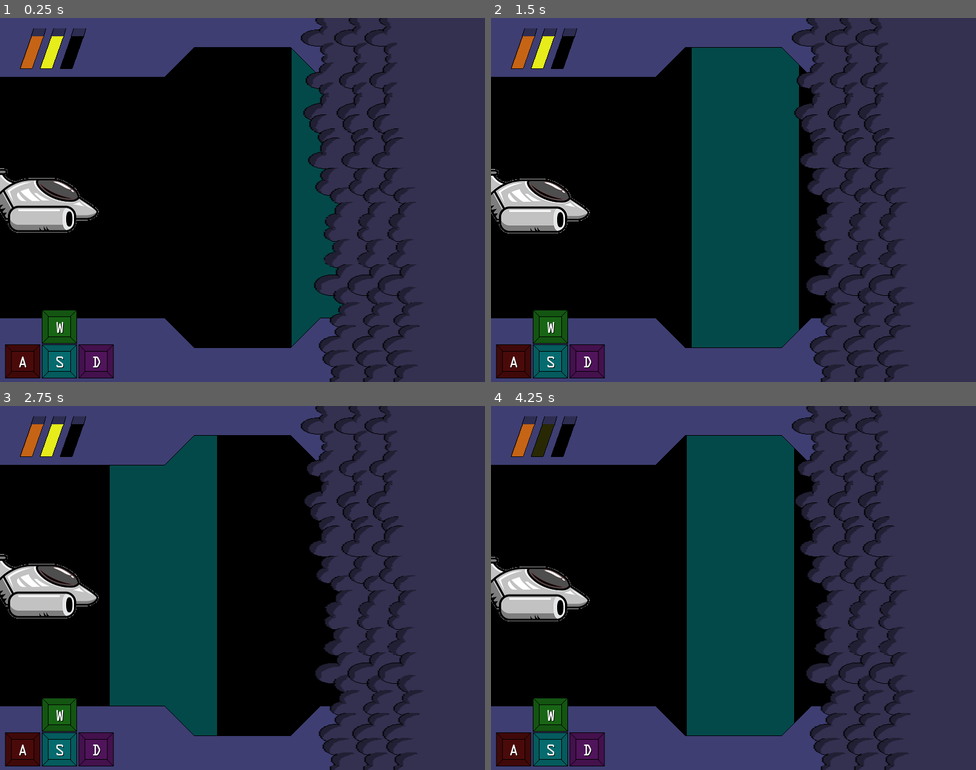
Above: before the commit, frames 1-4 (two rows, left to right).
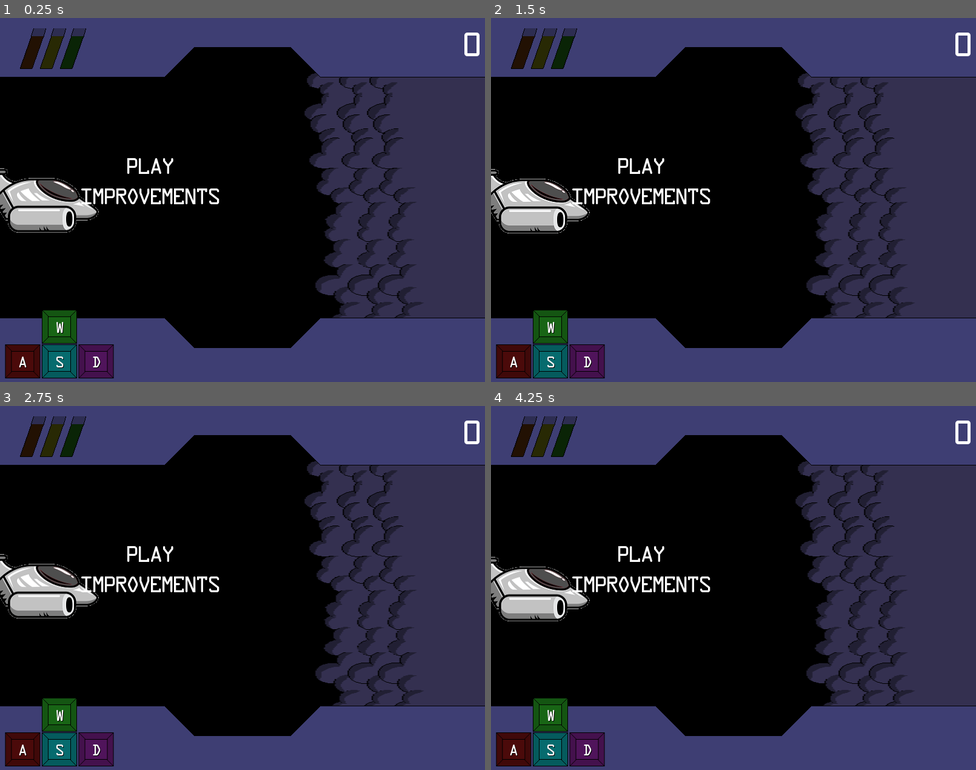
Above: after the commit, the same moments.

Repository: Sasurai/ColorShifter
Game: Godot game, scene res://scenes/MainScene.tscn
Same seed, same stepped clock (60 frames per second), same inputs: the game is played once before the commit and once after it.
Inputs (mouse positions are in pixels of both pictures, inside the frame that each line leads up to):
- Up to frame 1 (0.25 s): no input
- Up to frame 2 (1.5 s): move the mouse to (840, 181) at 0.52 s; click (840, 181) at 0.67 s; move the mouse to (636, 218) at 1.27 s; click (636, 218) at 1.42 s
- Up to frame 3 (2.75 s): move the mouse to (291, 507) at 2.02 s; click (291, 507) at 2.17 s
- Up to frame 4 (4.25 s): move the mouse to (709, 660) at 2.77 s; click (709, 660) at 2.92 s; move the mouse to (879, 642) at 3.52 s; click (879, 642) at 3.67 s

The runs differ from the first frame. In frame 1, 17% of the frame differs, in the area x 4-100%, y 0-100%; in frame 2, 31%; in frame 3, 28%; in frame 4, 31%.

Commit message:
Add main menu, basic play / stop after death flow, improvements menu placeholder

Diff:
--- /dev/null
+++ b/components/MainMenu.gd
@@ -0,0 +1,31 @@
+extends CenterContainer
+
+signal play_pressed
+
+var _improvementsLabel
+var _imprSeparator
+var _imprMenu
+
+func _ready():
+	_improvementsLabel = get_node("HBoxContainer/VBoxContainer/ImprovementsLabel")
+	_imprSeparator = get_node("HBoxContainer/VSeparator")
+	_imprMenu = get_node("HBoxContainer/Improvements")
+
+func improvementsMenuClicked():
+	if get_node("HBoxContainer/Improvements").visible == true:
+		_imprSeparator.visible = false
+		_imprMenu.visible = false
+		_improvementsLabel.add_color_override("font_color", Color(1, 1, 1))
+	else:
+		_imprSeparator.visible = true
+		_imprMenu.visible = true
+		_improvementsLabel.add_color_override("font_color", Color(1, 0.3, 0.3))
+
+func _on_ImprovementsLabel_gui_input(event):
+	if event is InputEventMouseButton and event.button_index == BUTTON_LEFT and event.pressed:
+		improvementsMenuClicked()
+
+
+func _on_PlayLabel_gui_input(event):
+	if event is InputEventMouseButton and event.button_index == BUTTON_LEFT and event.pressed:
+		emit_signal("play_pressed")
--- /dev/null
+++ b/components/MainMenu.tscn
@@ -0,0 +1,195 @@
+[gd_scene load_steps=4 format=2]
+
+[ext_resource path="res://components/MainMenu.gd" type="Script" id=1]
+[ext_resource path="res://fonts/data-latin.ttf" type="DynamicFontData" id=2]
+
+[sub_resource type="DynamicFont" id=1]
+
+size = 40
+use_mipmaps = true
+use_filter = false
+font_data = ExtResource( 2 )
+_sections_unfolded = [ "Extra Spacing", "Font", "Settings" ]
+
+[node name="MainMenu" type="CenterContainer" index="0"]
+
+anchor_left = 0.0
+anchor_top = 0.0
+anchor_right = 1.0
+anchor_bottom = 1.0
+rect_pivot_offset = Vector2( 0, 0 )
+rect_clip_content = false
+mouse_filter = 0
+mouse_default_cursor_shape = 0
+size_flags_horizontal = 1
+size_flags_vertical = 1
+use_top_left = false
+script = ExtResource( 1 )
+
+[node name="HBoxContainer" type="HBoxContainer" parent="." index="0"]
+
+anchor_left = 0.0
+anchor_top = 0.0
+anchor_right = 0.0
+anchor_bottom = 0.0
+margin_left = 285.0
+margin_top = 252.0
+margin_right = 515.0
+margin_bottom = 348.0
+rect_pivot_offset = Vector2( 0, 0 )
+rect_clip_content = false
+mouse_filter = 1
+mouse_default_cursor_shape = 0
+size_flags_horizontal = 1
+size_flags_vertical = 1
+alignment = 0
+
+[node name="VBoxContainer" type="VBoxContainer" parent="HBoxContainer" index="0"]
+
+anchor_left = 0.0
+anchor_top = 0.0
+anchor_right = 0.0
+anchor_bottom = 0.0
+margin_right = 230.0
+margin_bottom = 96.0
+rect_pivot_offset = Vector2( 0, 0 )
+rect_clip_content = false
+mouse_filter = 1
+mouse_default_cursor_shape = 0
+size_flags_horizontal = 1
+size_flags_vertical = 1
+alignment = 1
+_sections_unfolded = [ "Size Flags" ]
+
+[node name="PlayLabel" type="Label" parent="HBoxContainer/VBoxContainer" index="0"]
+
+anchor_left = 0.0
+anchor_top = 0.0
+anchor_right = 0.0
+anchor_bottom = 0.0
+margin_right = 230.0
+margin_bottom = 46.0
+rect_pivot_offset = Vector2( 0, 0 )
+rect_clip_content = false
+mouse_filter = 0
+mouse_default_cursor_shape = 0
+size_flags_horizontal = 1
+size_flags_vertical = 4
+custom_fonts/font = SubResource( 1 )
+text = "Play"
+align = 1
+percent_visible = 1.0
+lines_skipped = 0
+max_lines_visible = -1
+_sections_unfolded = [ "Mouse", "custom_fonts" ]
+
+[node name="ImprovementsLabel" type="Label" parent="HBoxContainer/VBoxContainer" index="1"]
+
+anchor_left = 0.0
+anchor_top = 0.0
+anchor_right = 0.0
+anchor_bottom = 0.0
+margin_top = 50.0
+margin_right = 230.0
+margin_bottom = 96.0
+rect_pivot_offset = Vector2( 0, 0 )
+rect_clip_content = false
+mouse_filter = 0
+mouse_default_cursor_shape = 0
+size_flags_horizontal = 1
+size_flags_vertical = 4
+custom_fonts/font = SubResource( 1 )
+text = "Improvements"
+align = 1
+percent_visible = 1.0
+lines_skipped = 0
+max_lines_visible = -1
+_sections_unfolded = [ "custom_colors" ]
+
+[node name="VSeparator" type="VSeparator" parent="HBoxContainer" index="1"]
+
+visible = false
+anchor_left = 0.0
+anchor_top = 0.0
+anchor_right = 0.0
+anchor_bottom = 0.0
+margin_left = 234.0
+margin_right = 254.0
+margin_bottom = 400.0
+rect_min_size = Vector2( 20, 400 )
+rect_pivot_offset = Vector2( 0, 0 )
+rect_clip_content = false
+mouse_filter = 0
+mouse_default_cursor_shape = 0
+size_flags_horizontal = 1
+size_flags_vertical = 1
+_sections_unfolded = [ "Anchor", "Rect", "Visibility", "custom_constants" ]
+
+[node name="Improvements" type="VBoxContainer" parent="HBoxContainer" index="2"]
+
+visible = false
+anchor_left = 0.0
+anchor_top = 0.0
+anchor_right = 0.0
+anchor_bottom = 0.0
+margin_left = 258.0
+margin_right = 432.0
+margin_bottom = 400.0
+rect_pivot_offset = Vector2( 0, 0 )
+rect_clip_content = false
+mouse_filter = 1
+mouse_default_cursor_shape = 0
+size_flags_horizontal = 1
+size_flags_vertical = 1
+alignment = 1
+_sections_unfolded = [ "Visibility" ]
+
+[node name="AddLifeLabel" type="Label" parent="HBoxContainer/Improvements" index="0"]
+
+anchor_left = 0.0
+anchor_top = 0.0
+anchor_right = 0.0
+anchor_bottom = 0.0
+margin_top = 152.0
+margin_right = 174.0
+margin_bottom = 198.0
+rect_pivot_offset = Vector2( 0, 0 )
+rect_clip_content = false
+mouse_filter = 0
+mouse_default_cursor_shape = 0
+size_flags_horizontal = 1
+size_flags_vertical = 4
+custom_fonts/font = SubResource( 1 )
+text = "Add Life"
+align = 1
+percent_visible = 1.0
+lines_skipped = 0
+max_lines_visible = -1
+_sections_unfolded = [ "Mouse", "custom_fonts" ]
+
+[node name="ClearFogLabel" type="Label" parent="HBoxContainer/Improvements" index="1"]
+
+anchor_left = 0.0
+anchor_top = 0.0
+anchor_right = 0.0
+anchor_bottom = 0.0
+margin_top = 202.0
+margin_right = 174.0
+margin_bottom = 248.0
+rect_pivot_offset = Vector2( 0, 0 )
+rect_clip_content = false
+mouse_filter = 0
+mouse_default_cursor_shape = 0
+size_flags_horizontal = 1
+size_flags_vertical = 4
+custom_fonts/font = SubResource( 1 )
+text = "Clear Fog"
+align = 1
+percent_visible = 1.0
+lines_skipped = 0
+max_lines_visible = -1
+_sections_unfolded = [ "custom_fonts" ]
+
+[connection signal="gui_input" from="HBoxContainer/VBoxContainer/PlayLabel" to="." method="_on_PlayLabel_gui_input"]
+
+[connection signal="gui_input" from="HBoxContainer/VBoxContainer/ImprovementsLabel" to="." method="_on_ImprovementsLabel_gui_input"]
--- a/scenes/MainScene.gd
+++ b/scenes/MainScene.gd
@@ -45,9 +45,10 @@
 	_colorAreaScn = load("res://components/ColorArea.tscn")
 	for i in range(kNumAreas):
 		var colorArea = _colorAreaScn.instance()
+		colorArea.position = Vector2(-1000, 500)
+		colorArea.speed = 0
 		add_child(colorArea)
 		_colorAreas.push_back(colorArea)
-	resetGame()
 
 func colorScored():
 	_score += kBaseScore + kScoreIncrease * _multiplier
@@ -66,7 +67,10 @@
 	_scoreCount = 0
 	if _lives == 0:
 		print("Dead with score: " + String(_score))
-		resetGame()
+		get_node("MainMenu").visible = true
+		for i in range(kNumAreas):
+			_colorAreas[i].position = Vector2(-1000, 500)
+			_colorAreas[i].speed = 0
 	else:
 		_backoffTime = kBackoffTime
 		_backingOff = true
@@ -103,9 +107,14 @@
 
 	_backoffTime -= delta
 	if _backoffTime < 0:
+		_backingOff = false
 		_backoffTime = 0
 		for i in range(kNumAreas):
 			_colorAreas[i].speed = kBaseSpeed + kSpeedIncrease * _multiplier
 
 func getColorAreaResetPosition():
 	return (kNumAreas * kBaseSeparation) - (kSeparationDecrease * _multiplier)
+
+func _on_MainMenu_play_pressed():
+	get_node("MainMenu").visible = false
+	resetGame()
--- a/scenes/MainScene.tscn
+++ b/scenes/MainScene.tscn
@@ -1,24 +1,26 @@
-[gd_scene load_steps=9 format=2]
+[gd_scene load_steps=10 format=2]
 
 [ext_resource path="res://scenes/MainScene.gd" type="Script" id=1]
 [ext_resource path="res://components/Player.tscn" type="PackedScene" id=2]
-[ext_resource path="res://assets/UI_Main.png" type="Texture" id=3]
-[ext_resource path="res://components/LifeBarLight.tscn" type="PackedScene" id=4]
-[ext_resource path="res://fonts/data-latin.ttf" type="DynamicFontData" id=5]
-[ext_resource path="res://components/ColorButton.tscn" type="PackedScene" id=6]
-[ext_resource path="res://assets/Fog.png" type="Texture" id=7]
+[ext_resource path="res://assets/Fog.png" type="Texture" id=3]
+[ext_resource path="res://assets/UI_Main.png" type="Texture" id=4]
+[ext_resource path="res://components/LifeBarLight.tscn" type="PackedScene" id=5]
+[ext_resource path="res://fonts/data-latin.ttf" type="DynamicFontData" id=6]
+[ext_resource path="res://components/ColorButton.tscn" type="PackedScene" id=7]
+[ext_resource path="res://components/MainMenu.tscn" type="PackedScene" id=8]
 
 [sub_resource type="DynamicFont" id=1]
 
 size = 60
 use_mipmaps = false
 use_filter = false
-font_data = ExtResource( 5 )
+font_data = ExtResource( 6 )
 _sections_unfolded = [ "Font", "Settings" ]
 
 [node name="MainScene" type="Node2D" index="0"]
 
 script = ExtResource( 1 )
+_sections_unfolded = [ "Transform" ]
 __meta__ = {
 "_edit_horizontal_guides_": [  ]
 }
@@ -41,28 +43,53 @@
 position = Vector2( 67, 297 )
 _sections_unfolded = [ "Transform" ]
 
-[node name="Sprite" type="Sprite" parent="." index="1"]
+[node name="Fog1" type="Sprite" parent="." index="1"]
 
+position = Vector2( 570, 300 )
+scale = Vector2( 1.98831, 1 )
+z_index = 5
+texture = ExtResource( 3 )
+_sections_unfolded = [ "Transform", "Z Index" ]
+
+[node name="Fog2" type="Sprite" parent="." index="2"]
+
+position = Vector2( 625, 300 )
+scale = Vector2( 1.98831, 1 )
+z_index = 5
+texture = ExtResource( 3 )
+_sections_unfolded = [ "Transform", "Z Index" ]
+
+[node name="Fog3" type="Sprite" parent="." index="3"]
+
+position = Vector2( 675, 300 )
+scale = Vector2( 1.98831, 1 )
+z_index = 5
+texture = ExtResource( 3 )
+_sections_unfolded = [ "Transform", "Z Index" ]
+
+[node name="Sprite" type="Sprite" parent="." index="4"]
+
+editor/display_folded = true
 position = Vector2( 400, 300 )
 z_index = 20
-texture = ExtResource( 3 )
-_sections_unfolded = [ "Offset", "Transform", "Z Index" ]
+texture = ExtResource( 4 )
+_sections_unfolded = [ "Offset", "Transform", "Visibility", "Z Index" ]
 
-[node name="LifeBarLight1" parent="Sprite" index="0" instance=ExtResource( 4 )]
+[node name="LifeBarLight1" parent="Sprite" index="0" instance=ExtResource( 5 )]
 
 modulate = Color( 0.777344, 0.395006, 0.0880585, 1 )
 position = Vector2( -346.877, -248.907 )
 frame = 1
 _sections_unfolded = [ "Animation", "Visibility" ]
 
-[node name="LifeBarLight2" parent="Sprite" index="1" instance=ExtResource( 4 )]
+[node name="LifeBarLight2" parent="Sprite" index="1" instance=ExtResource( 5 )]
 
 modulate = Color( 0.903926, 0.929688, 0.105316, 1 )
 position = Vector2( -314.01, -248.907 )
 frame = 1
 _sections_unfolded = [ "Animation", "Visibility" ]
 
-[node name="LifeBarLight3" parent="Sprite" index="2" instance=ExtResource( 4 )]
+[node name="LifeBarLight3" parent="Sprite" index="2" instance=ExtResource( 5 )]
 
 modulate = Color( 0.232086, 0.8125, 0.14917, 1 )
 position = Vector2( -281.143, -248.907 )
@@ -93,57 +120,45 @@
 max_lines_visible = -1
 _sections_unfolded = [ "custom_fonts" ]
 
-[node name="Node2D" type="Node2D" parent="." index="2"]
+[node name="Node2D" type="Node2D" parent="." index="5"]
 
+editor/display_folded = true
 position = Vector2( 150, 560 )
 z_index = 50
-_sections_unfolded = [ "Transform", "Z Index" ]
+_sections_unfolded = [ "Transform", "Visibility", "Z Index" ]
 
-[node name="ColorButton0" parent="Node2D" index="0" instance=ExtResource( 6 )]
+[node name="ColorButton0" parent="Node2D" index="0" instance=ExtResource( 7 )]
 
 position = Vector2( -112.605, 6 )
 _sections_unfolded = [ "Transform" ]
 kColor = 0
 kKey = "A"
 
-[node name="ColorButton1" parent="Node2D" index="1" instance=ExtResource( 6 )]
+[node name="ColorButton1" parent="Node2D" index="1" instance=ExtResource( 7 )]
 
 position = Vector2( -52, -51.0836 )
 _sections_unfolded = [ "Transform" ]
 kColor = 1
 kKey = "W"
 
-[node name="ColorButton2" parent="Node2D" index="2" instance=ExtResource( 6 )]
+[node name="ColorButton2" parent="Node2D" index="2" instance=ExtResource( 7 )]
 
 position = Vector2( -52, 6 )
 _sections_unfolded = [ "Transform" ]
 kColor = 2
 kKey = "S"
 
-[node name="ColorButton3" parent="Node2D" index="3" instance=ExtResource( 6 )]
+[node name="ColorButton3" parent="Node2D" index="3" instance=ExtResource( 7 )]
 
 position = Vector2( 8.54816, 6 )
 _sections_unfolded = [ "Transform" ]
 kColor = 3
 kKey = "D"
 
-[node name="Fog1" type="Sprite" parent="Node2D" index="4"]
+[node name="MainMenu" parent="." index="6" instance=ExtResource( 8 )]
 
-position = Vector2( 420, -260 )
-scale = Vector2( 1.98831, 1 )
-texture = ExtResource( 7 )
-_sections_unfolded = [ "Transform" ]
+margin_right = 495.0
+margin_bottom = 536.0
+_sections_unfolded = [ "Grow Direction", "Rect", "Visibility" ]
 
-[node name="Fog2" type="Sprite" parent="Node2D" index="5"]
-
-position = Vector2( 475, -260 )
-scale = Vector2( 1.98831, 1 )
-texture = ExtResource( 7 )
-_sections_unfolded = [ "Transform" ]
-
-[node name="Fog3" type="Sprite" parent="Node2D" index="6"]
-
-position = Vector2( 525, -260 )
-scale = Vector2( 1.98831, 1 )
-texture = ExtResource( 7 )
-_sections_unfolded = [ "Transform" ]
+[connection signal="play_pressed" from="MainMenu" to="." method="_on_MainMenu_play_pressed"]
